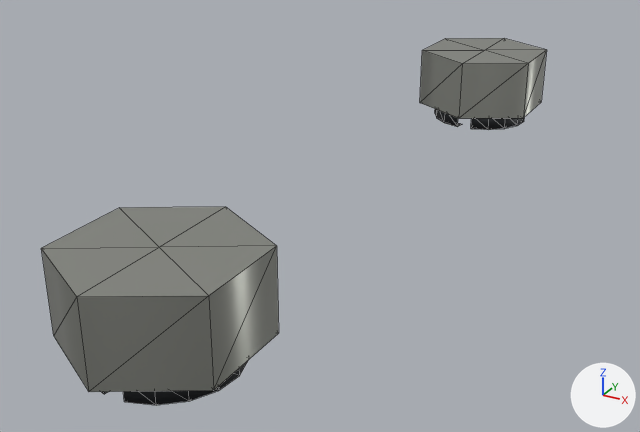
Two versions of the glTF model porsche-911sc-engine/parts/breather-nuts.glb, one commit apart.
The view is the same before and after, from a camera (50 mm lens) standing at (-12.1, -206.8, 157.3) and looking at (-41.2, -153.8, 130.8). The axes (+X, +Y, +Z) are drawn at lower right. The lights are the same throughout. The first picture is the older version. Mesh edges are drawn as thin lines.

The scene before the commit, as lines of its bpy script (objects in view):
```python
me_mesh_0 = bpy.data.meshes.new('Mesh_0')
me_mesh_0.from_pydata(...)  # 68 vertices, 96 faces; spans x -1.0..1.0, y -1.0..1.0, z -0.16..0.16
me_mesh_0.materials.append(mat_darksteel)  # dark grey #3c3e41
me_mesh_1 = bpy.data.meshes.new('Mesh_1')
me_mesh_1.from_pydata(...)  # a 6-sided cylinder along z spanning x -0.87..0.87, y -1.0..1.0, z -0.43..0.43
me_mesh_1.materials.append(mat_zincplate)  # grey #b4b6ae
ob_mesh_0 = bpy.data.objects.new('Mesh_0', me_mesh_0)
ob_mesh_0.parent = ob_breather_nuts_inst0
ob_mesh_0.location = (-38.0, -128.0, 132.7)
ob_mesh_0.scale = (4.24, 4.24, 4.24)
ob_mesh_0_001 = bpy.data.objects.new('Mesh_0.001', me_mesh_0)
ob_mesh_0_001.parent = ob_breather_nuts_inst0
ob_mesh_0_001.location = (-38.0, -176.0, 132.7)
ob_mesh_0_001.scale = (4.24, 4.24, 4.24)
ob_mesh_1 = bpy.data.objects.new('Mesh_1', me_mesh_1)
ob_mesh_1.parent = ob_breather_nuts_inst1
ob_mesh_1.location = (-38.0, -128.0, 135.8)
ob_mesh_1.scale = (5.77, 5.77, 5.77)
ob_mesh_1_001 = bpy.data.objects.new('Mesh_1.001', me_mesh_1)
ob_mesh_1_001.parent = ob_breather_nuts_inst1
ob_mesh_1_001.location = (-38.0, -176.0, 135.8)
ob_mesh_1_001.scale = (5.77, 5.77, 5.77)
```
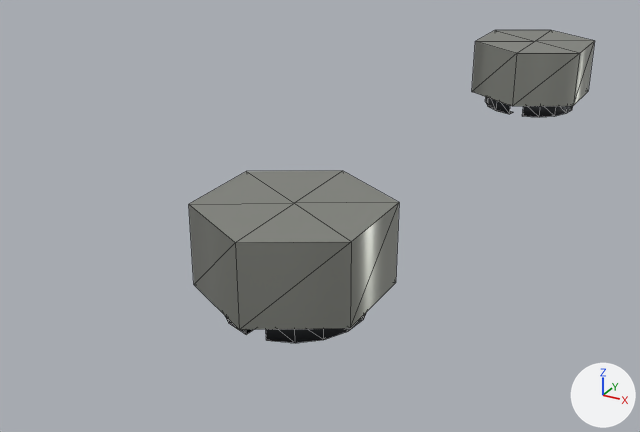
Edits to the bpy script that builds the scene:
```text
Change ob_mesh_0:
    ob_mesh_0.location: (-38.0, -128.0, 132.7) -> (-35.0, -122.0, 132.7)
Change ob_mesh_0_001:
    ob_mesh_0_001.location: (-38.0, -176.0, 132.7) -> (-35.0, -168.0, 132.7)
Change ob_mesh_1:
    ob_mesh_1.location: (-38.0, -128.0, 135.8) -> (-35.0, -122.0, 135.8)
Change ob_mesh_1_001:
    ob_mesh_1_001.location: (-38.0, -176.0, 135.8) -> (-35.0, -168.0, 135.8)
```

Boxes [x1, y1, x2, y2] around the edits, measured in the pictures (640 x 432 px):
'Mesh_1.001', moved
    before: [41, 207, 279, 392]
    after: [189, 171, 399, 330]
'Mesh_1', moved
    before: [420, 38, 547, 118]
    after: [472, 30, 594, 106]
'Mesh_0.001', moved
    before: [102, 361, 248, 405]
    after: [225, 313, 366, 343]
'Mesh_0', moved
    before: [435, 109, 524, 130]
    after: [486, 97, 573, 117]
